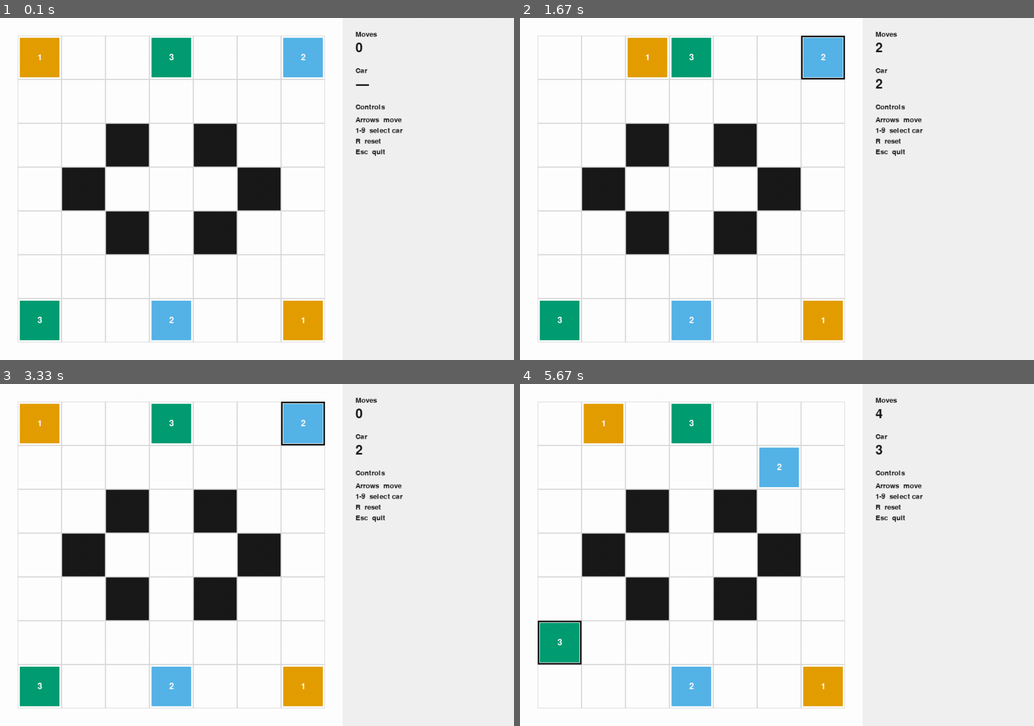
Above: before the commit, frames 1-4 (two rows, left to right).
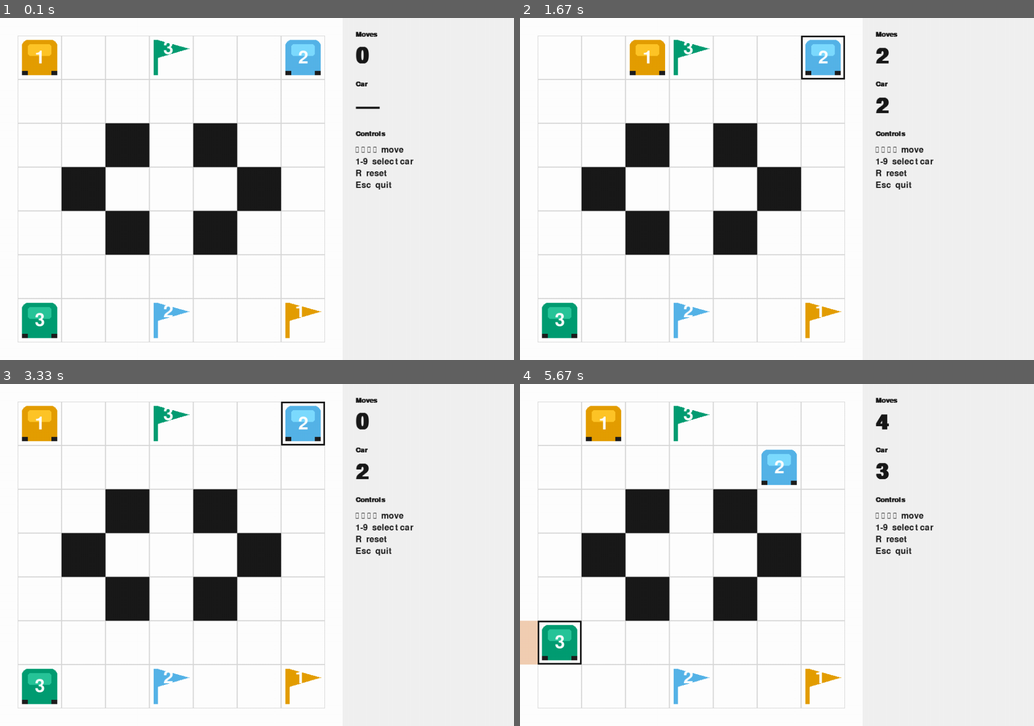
Above: after the commit, the same moments.

Repository: ldicandia/SIA-G3
Game: pygame game, started from TP1/gridworld/__main__.py
Two runs of this game, one before a commit and one after it. Both use one fixed random seed, a clock stepped at 60 frames per second and the inputs below.
Inputs:
- Up to frame 1 (0.1 s): no input
- Up to frame 2 (1.67 s): tap 1 at 0.33 s; hold Right 0.67-1.13 s; hold Up 1.17-1.47 s; hold Right from 1.5 s (still down); tap 2 at 1.65 s
- Up to frame 3 (3.33 s): release Right at 1.97 s; hold Left 2-2.53 s; tap 3 at 2.15 s; hold R 2.9-3.3 s; hold Left 2.9-3.3 s; tap 2 at 3.05 s
- Up to frame 4 (5.67 s): hold Left 3.33-3.73 s; tap 3 at 3.48, 4.98 s; hold Up 3.77-4.13 s; tap 1 at 3.92 s; hold Right 4.17-4.8 s; tap 2 at 4.32 s; hold Down 4.83-5.2 s; tap 4 at 5.23 s; hold Left from 5.57 s (still down)

The runs differ from the first frame. In frame 1, 5.0% of the frame differs, in the area x 3-81%, y 4-95%; in frame 2, 5.0%; in frame 3, 5.0%; in frame 4, 5.5%, in the area x 0-81%, y 4-95%.

Commit message:
feat(01-03): state treatments, HUD panel, illegal-move flash and win overlay
- render.py: draw_board applies every State Treatment row (idle, selected,
  parked, obstacle, empty), draw_hud stacks the fixed panel blocks, the
  150ms destructive flash and the win overlay scrim
- app.py: wires the full key map through apply_move only, increments the
  move counter in exactly one place, gates movement/selection on is_solved

Diff:
--- a/TP1/gridworld/ui/app.py
+++ b/TP1/gridworld/ui/app.py
@@ -1,9 +1,7 @@
-"""Plain-rectangle pygame window for the Grid World walking skeleton.
+"""Game loop wiring the key map, move counter and flash timer to the renderer.
 
-Deliberately unstyled: plain `pygame.draw.rect` primitives and the
-default font only. The sprite factory, Okabe-Ito palette, HUD styling,
-illegal-move flash, and win overlay scrim from `01-UI-SPEC.md` are owned
-by plan 01-03 and are out of scope here.
+Every board change is rebound from ``apply_move``'s ``MoveResult`` -- this
+layer never constructs or hand-edits a ``GameState`` directly.
 """
 
 from __future__ import annotations
@@ -12,29 +10,13 @@
 
 import pygame
 
-from gridworld.engine.board import Board
+from gridworld.engine.board import Board, Position
 from gridworld.engine.rules import apply_move, is_solved
 from gridworld.engine.state import Direction, GameState
 from gridworld.levels import built_in_level
-
-WINDOW_WIDTH = 960
-WINDOW_HEIGHT = 640
-BOARD_AREA_SIZE = 640
-HUD_PANEL_WIDTH = 320
-WINDOW_TITLE = "Grid World — TP1"
-
-COLOR_EMPTY = (217, 217, 217)  # grid line color; empty cell fill is white
-COLOR_WHITE = (255, 255, 255)
-COLOR_OBSTACLE = (26, 26, 26)
-COLOR_HUD_BG = (242, 242, 242)
-COLOR_TEXT = (26, 26, 26)
-COLOR_SELECTED_OUTLINE = (26, 26, 26)
-
-CAR_COLORS = {
-    1: (230, 159, 0),
-    2: (86, 180, 233),
-    3: (0, 158, 115),
-}
+from gridworld.ui.render import Fonts, build_fonts, draw_frame
+from gridworld.ui.sprites import SpriteSet, build_sprites
+from gridworld.ui.theme import FLASH_MS, WINDOW_SIZE, WINDOW_TITLE, cell_size, grid_origin
 
 KEY_TO_CAR = {
     pygame.K_1: 1,
@@ -64,151 +46,82 @@
     state: GameState
     selected: int | None = None
     moves: int = 0
+    flash_cell: Position | None = None
+    flash_until_ms: int = 0
 
 
-def _cell_size(board: Board) -> int:
-    return max(24, (BOARD_AREA_SIZE - 64) // max(board.cols, board.rows))
-
-
-def _car_color(car: int) -> tuple[int, int, int]:
-    return CAR_COLORS.get(((car - 1) % len(CAR_COLORS)) + 1, (140, 140, 140))
+def _flash(session: Session, cell: Position) -> None:
+    session.flash_cell = cell
+    session.flash_until_ms = pygame.time.get_ticks() + FLASH_MS
 
 
 def _handle_keydown(session: Session, key: int) -> None:
-    solved = is_solved(session.board, session.state)
-
     if key == pygame.K_r:
         board, state = built_in_level()
         session.board = board
         session.state = state
         session.selected = None
         session.moves = 0
+        session.flash_cell = None
+        session.flash_until_ms = 0
         return
 
-    if solved:
+    if is_solved(session.board, session.state):
+        # Only R and Esc respond once solved; movement and selection are
+        # ignored so the win overlay cannot be dismissed by an arrow key.
         return
 
     if key in KEY_TO_CAR:
         car = KEY_TO_CAR[key]
-        if car in session.board.car_numbers() and not session.state.is_parked(car):
-            session.selected = car
+        if car not in session.board.car_numbers():
+            return
+        if session.state.is_parked(car):
+            # Selecting a parked car is refused: selection is unchanged and
+            # the parked cell flashes destructive.
+            _flash(session, session.state.position_of(car))
+            return
+        session.selected = car
         return
 
-    if key in KEY_TO_DIRECTION and session.selected is not None:
+    if key in KEY_TO_DIRECTION:
+        if session.selected is None:
+            # No car selected: arrow keys do nothing and never reach apply_move.
+            return
         direction = KEY_TO_DIRECTION[key]
+        row, col = session.state.position_of(session.selected)
+        drow, dcol = direction.delta
+        target = (row + drow, col + dcol)
         result = apply_move(session.board, session.state, session.selected, direction)
-        session.state = result.state
         if result.accepted:
+            session.state = result.state
             session.moves += 1
+        else:
+            _flash(session, target)
 
 
-def _draw_board(surface: pygame.Surface, session: Session, font: pygame.font.Font) -> None:
-    board = session.board
-    cell = _cell_size(board)
-    grid_width = board.cols * cell
-    grid_height = board.rows * cell
-    origin_x = max(0, (BOARD_AREA_SIZE - grid_width) // 2)
-    origin_y = max(0, (BOARD_AREA_SIZE - grid_height) // 2)
-
-    surface.fill(COLOR_WHITE, pygame.Rect(0, 0, BOARD_AREA_SIZE, BOARD_AREA_SIZE))
-
-    for row in range(board.rows):
-        for col in range(board.cols):
-            rect = pygame.Rect(origin_x + col * cell, origin_y + row * cell, cell, cell)
-            if rect.right > BOARD_AREA_SIZE or rect.bottom > BOARD_AREA_SIZE:
-                continue
-            pos = (row, col)
-            if board.is_obstacle(pos):
-                pygame.draw.rect(surface, COLOR_OBSTACLE, rect)
-            else:
-                pygame.draw.rect(surface, COLOR_WHITE, rect)
-            pygame.draw.rect(surface, COLOR_EMPTY, rect, width=1)
-
-    for car in board.car_numbers():
-        flag_pos = board.flag_for(car)
-        if car in session.state.parked:
-            continue
-        row, col = flag_pos
-        rect = pygame.Rect(origin_x + col * cell, origin_y + row * cell, cell, cell)
-        pygame.draw.rect(surface, _car_color(car), rect.inflate(-8, -8))
-        _blit_numeral(surface, font, str(car), rect.center)
-
-    for car in board.car_numbers():
-        row, col = session.state.position_of(car)
-        rect = pygame.Rect(origin_x + col * cell, origin_y + row * cell, cell, cell)
-        color = _car_color(car)
-        if session.state.is_parked(car):
-            pygame.draw.rect(surface, color, rect, width=3)
-            pygame.draw.rect(surface, color, rect.inflate(-8, -8))
-        else:
-            pygame.draw.rect(surface, color, rect.inflate(-8, -8))
-            if session.selected == car:
-                pygame.draw.rect(surface, COLOR_SELECTED_OUTLINE, rect, width=3)
-        _blit_numeral(surface, font, str(car), rect.center)
-
-
-def _blit_numeral(
-    surface: pygame.Surface, font: pygame.font.Font, text: str, center: tuple[int, int]
-) -> None:
-    label = font.render(text, True, COLOR_WHITE)
-    label_rect = label.get_rect(center=center)
-    surface.blit(label, label_rect)
-
-
-def _draw_hud(
-    surface: pygame.Surface,
-    session: Session,
-    label_font: pygame.font.Font,
-    value_font: pygame.font.Font,
-) -> None:
-    panel_rect = pygame.Rect(BOARD_AREA_SIZE, 0, HUD_PANEL_WIDTH, WINDOW_HEIGHT)
-    surface.fill(COLOR_HUD_BG, panel_rect)
-
-    x = BOARD_AREA_SIZE + 24
-    y = 24
-
-    moves_label = label_font.render("Moves", True, COLOR_TEXT)
-    surface.blit(moves_label, (x, y))
-    y += 20
-    moves_value = value_font.render(str(session.moves), True, COLOR_TEXT)
-    surface.blit(moves_value, (x, y))
-    y += 48
-
-    car_label = label_font.render("Car", True, COLOR_TEXT)
-    surface.blit(car_label, (x, y))
-    y += 20
-    car_text = str(session.selected) if session.selected is not None else "—"
-    car_value = value_font.render(car_text, True, COLOR_TEXT)
-    surface.blit(car_value, (x, y))
-    y += 48
-
-    controls_label = label_font.render("Controls", True, COLOR_TEXT)
-    surface.blit(controls_label, (x, y))
-    y += 24
-    for line in ("Arrows  move", "1-9  select car", "R  reset", "Esc  quit"):
-        line_surface = label_font.render(line, True, COLOR_TEXT)
-        surface.blit(line_surface, (x, y))
-        y += 20
-
-    if is_solved(session.board, session.state):
-        heading = f"Solved in {session.moves} move" + ("" if session.moves == 1 else "s")
-        heading_surface = value_font.render(heading, True, COLOR_TEXT)
-        surface.blit(heading_surface, (x, y + 20))
+def _current_flash_rect(session: Session, cell: int) -> pygame.Rect | None:
+    if session.flash_cell is None:
+        return None
+    if pygame.time.get_ticks() >= session.flash_until_ms:
+        session.flash_cell = None
+        return None
+    origin_x, origin_y = grid_origin(session.board.cols, session.board.rows)
+    row, col = session.flash_cell
+    return pygame.Rect(origin_x + col * cell, origin_y + row * cell, cell, cell)
 
 
 def run() -> None:
     """Open the window and run the game loop until the player quits."""
     pygame.init()
     pygame.display.set_caption(WINDOW_TITLE)
-    screen = pygame.display.set_mode((WINDOW_WIDTH, WINDOW_HEIGHT))
+    screen = pygame.display.set_mode(WINDOW_SIZE)
     clock = pygame.time.Clock()
 
-    label_font = pygame.font.Font(pygame.font.get_default_font(), 13)
-    value_font = pygame.font.Font(pygame.font.get_default_font(), 24)
-    numeral_font = pygame.font.Font(pygame.font.get_default_font(), 16)
+    fonts: Fonts = build_fonts()
 
     board, state = built_in_level()
     session = Session(board=board, state=state)
+    sprites: SpriteSet = build_sprites(board, cell_size(board.cols, board.rows))
 
     running = True
     while running:
@@ -221,8 +134,20 @@
                 else:
                     _handle_keydown(session, event.key)
 
-        _draw_board(screen, session, numeral_font)
-        _draw_hud(screen, session, label_font, value_font)
+        current_cell = cell_size(session.board.cols, session.board.rows)
+        if current_cell != sprites.cell:
+            sprites = build_sprites(session.board, current_cell)
+
+        draw_frame(
+            screen,
+            fonts,
+            session.board,
+            session.state,
+            session.selected,
+            session.moves,
+            sprites,
+            flash_rect=_current_flash_rect(session, current_cell),
+        )
         pygame.display.flip()
         clock.tick(60)
 
--- /dev/null
+++ b/TP1/gridworld/ui/render.py
@@ -0,0 +1,232 @@
+"""Board state treatments, HUD panel, illegal-move flash and win overlay.
+
+Every colour, spacing value, font size and on-screen string is read from
+``gridworld.ui.theme`` -- nothing here is written inline.
+"""
+
+from __future__ import annotations
+
+from dataclasses import dataclass
+
+import pygame
+
+from gridworld.engine.board import Board
+from gridworld.engine.rules import is_solved
+from gridworld.engine.state import GameState
+from gridworld.ui.sprites import SpriteSet
+from gridworld.ui.theme import (
+    BOARD_SIZE,
+    CONTROL_LEGEND,
+    COLOR_BOARD_BG,
+    COLOR_DESTRUCTIVE,
+    COLOR_GRID_LINE,
+    COLOR_HUD_BG,
+    COLOR_OBSTACLE,
+    COLOR_SCRIM,
+    COLOR_TEXT,
+    FLASH_ALPHA,
+    FONT_BODY,
+    FONT_HEADING,
+    FONT_LABEL,
+    FONT_DISPLAY,
+    GRID_LINE_WIDTH,
+    HUD_WARNING_BLOCK_HEIGHT,
+    HUD_WIDTH,
+    LABEL_CAR,
+    LABEL_CONTROLS,
+    LABEL_MOVES,
+    NO_CAR_SELECTED,
+    PARKED_FILL_ALPHA,
+    SCRIM_ALPHA,
+    SELECTION_OUTLINE_WIDTH,
+    SPACING_2XL,
+    SPACING_3XL,
+    SPACING_LG,
+    SPACING_MD,
+    WIN_BODY,
+    WINDOW_SIZE,
+    car_hue,
+    cell_size,
+    grid_origin,
+    win_heading,
+)
+
+
+@dataclass(frozen=True)
+class Fonts:
+    """The four typography roles, built once at startup, never per frame."""
+
+    body: pygame.font.Font
+    label: pygame.font.Font
+    heading: pygame.font.Font
+    display: pygame.font.Font
+
+
+def build_fonts() -> Fonts:
+    """Build the four theme fonts once. Call at startup, not per frame."""
+    default = pygame.font.get_default_font()
+    body = pygame.font.Font(default, FONT_BODY)
+    label = pygame.font.Font(default, FONT_LABEL)
+    heading = pygame.font.Font(default, FONT_HEADING)
+    display = pygame.font.Font(default, FONT_DISPLAY)
+    label.set_bold(True)
+    heading.set_bold(True)
+    display.set_bold(True)
+    return Fonts(body=body, label=label, heading=heading, display=display)
+
+
+def _blit_text(
+    surface: pygame.Surface,
+    font: pygame.font.Font,
+    text: str,
+    pos: tuple[int, int],
+    color: tuple[int, int, int],
+) -> pygame.Rect:
+    label = font.render(text, True, color)
+    rect = label.get_rect(topleft=pos)
+    surface.blit(label, rect)
+    return rect
+
+
+def draw_board(
+    surface: pygame.Surface,
+    board: Board,
+    state: GameState,
+    selected: int | None,
+    sprites: SpriteSet,
+) -> None:
+    """Render every cell of ``board`` exactly once, in State Treatment order.
+
+    Empty and obstacle cells first, then unclaimed flags, then cars (idle,
+    parked, selected). Drawing is clipped to the board area so a grid
+    clamped by ``MIN_CELL`` past the board area is cut off at the edge
+    rather than bleeding into the HUD panel.
+    """
+    cell = cell_size(board.cols, board.rows)
+    origin_x, origin_y = grid_origin(board.cols, board.rows)
+    board_rect = pygame.Rect(0, 0, BOARD_SIZE, BOARD_SIZE)
+
+    surface.fill(COLOR_BOARD_BG, board_rect)
+    previous_clip = surface.get_clip()
+    surface.set_clip(board_rect)
+
+    for row in range(board.rows):
+        for col in range(board.cols):
+            rect = pygame.Rect(origin_x + col * cell, origin_y + row * cell, cell, cell)
+            if board.is_obstacle((row, col)):
+                pygame.draw.rect(surface, COLOR_OBSTACLE, rect)
+            else:
+                pygame.draw.rect(surface, COLOR_BOARD_BG, rect)
+                pygame.draw.rect(surface, COLOR_GRID_LINE, rect, width=GRID_LINE_WIDTH)
+
+    for car in board.car_numbers():
+        if car in state.parked:
+            continue
+        row, col = board.flag_for(car)
+        rect = pygame.Rect(origin_x + col * cell, origin_y + row * cell, cell, cell)
+        surface.blit(sprites.flags[car], rect.topleft)
+
+    for car in board.car_numbers():
+        row, col = state.position_of(car)
+        rect = pygame.Rect(origin_x + col * cell, origin_y + row * cell, cell, cell)
+        if car in state.parked:
+            hue = car_hue(car)
+            fill = pygame.Surface((cell, cell), pygame.SRCALPHA)
+            fill.fill((*hue, PARKED_FILL_ALPHA))
+            surface.blit(fill, rect.topleft)
+            pygame.draw.rect(surface, hue, rect, width=SELECTION_OUTLINE_WIDTH)
+            surface.blit(sprites.cars[car], rect.topleft)
+        else:
+            surface.blit(sprites.cars[car], rect.topleft)
+            if selected == car:
+                pygame.draw.rect(surface, COLOR_TEXT, rect, width=SELECTION_OUTLINE_WIDTH)
+
+    surface.set_clip(previous_clip)
+
+
+def draw_hud(surface: pygame.Surface, fonts: Fonts, moves: int, selected: int | None) -> None:
+    """Fill the HUD panel and stack every block, every frame, in fixed order."""
+    panel_rect = pygame.Rect(BOARD_SIZE, 0, HUD_WIDTH, WINDOW_SIZE[1])
+    surface.fill(COLOR_HUD_BG, panel_rect)
+
+    x = BOARD_SIZE + SPACING_LG
+    y = SPACING_LG
+
+    _blit_text(surface, fonts.label, LABEL_MOVES, (x, y), COLOR_TEXT)
+    y += fonts.label.get_height() + SPACING_MD
+    _blit_text(surface, fonts.display, str(moves), (x, y), COLOR_TEXT)
+    y += fonts.display.get_height() + SPACING_LG
+
+    _blit_text(surface, fonts.label, LABEL_CAR, (x, y), COLOR_TEXT)
+    y += fonts.label.get_height() + SPACING_MD
+    car_text = str(selected) if selected is not None else NO_CAR_SELECTED
+    _blit_text(surface, fonts.display, car_text, (x, y), COLOR_TEXT)
+    y += fonts.display.get_height() + SPACING_LG
+
+    _blit_text(surface, fonts.label, LABEL_CONTROLS, (x, y), COLOR_TEXT)
+    y += fonts.label.get_height() + SPACING_MD
+    line_height = round(FONT_BODY * 1.4)
+    for line in CONTROL_LEGEND:
+        _blit_text(surface, fonts.body, line, (x, y), COLOR_TEXT)
+        y += line_height
+    y += SPACING_LG
+
+    # Reserved, deliberately blank: Phase 3's unwinnable warning lands here
+    # without reflowing anything above it.
+    _ = pygame.Rect(x, y, HUD_WIDTH - 2 * SPACING_LG, HUD_WARNING_BLOCK_HEIGHT)
+
+
+def draw_illegal_flash(surface: pygame.Surface, cell_rect: pygame.Rect) -> None:
+    """Fill ``cell_rect`` with the destructive colour at flash alpha.
+
+    No text, no state change. Clipped to the board area so an off-grid
+    target near the edge cannot bleed into the HUD panel.
+    """
+    board_rect = pygame.Rect(0, 0, BOARD_SIZE, BOARD_SIZE)
+    clipped = cell_rect.clip(board_rect)
+    if clipped.width <= 0 or clipped.height <= 0:
+        return
+    flash = pygame.Surface((clipped.width, clipped.height), pygame.SRCALPHA)
+    flash.fill((*COLOR_DESTRUCTIVE, FLASH_ALPHA))
+    surface.blit(flash, clipped.topleft)
+
+
+def draw_win_overlay(surface: pygame.Surface, fonts: Fonts, moves: int) -> None:
+    """Draw the scrim and centered win copy over the board area only."""
+    board_rect = pygame.Rect(0, 0, BOARD_SIZE, BOARD_SIZE)
+    scrim = pygame.Surface((BOARD_SIZE, BOARD_SIZE), pygame.SRCALPHA)
+    scrim.fill((*COLOR_SCRIM, SCRIM_ALPHA))
+    surface.blit(scrim, board_rect.topleft)
+
+    heading_label = fonts.heading.render(win_heading(moves), True, COLOR_BOARD_BG)
+    body_label = fonts.body.render(WIN_BODY, True, COLOR_BOARD_BG)
+
+    total_height = heading_label.get_height() + SPACING_2XL + body_label.get_height()
+    center_x = BOARD_SIZE // 2
+    top = (BOARD_SIZE - total_height) // 2
+    top = max(top, SPACING_3XL)
+
+    heading_rect = heading_label.get_rect(centerx=center_x, top=top)
+    surface.blit(heading_label, heading_rect)
+
+    body_rect = body_label.get_rect(centerx=center_x, top=heading_rect.bottom + SPACING_2XL)
+    surface.blit(body_label, body_rect)
+
+
+def draw_frame(
+    surface: pygame.Surface,
+    fonts: Fonts,
+    board: Board,
+    state: GameState,
+    selected: int | None,
+    moves: int,
+    sprites: SpriteSet,
+    flash_rect: pygame.Rect | None = None,
+) -> None:
+    """Compose a full frame: board, flash if active, HUD, win overlay if solved."""
+    draw_board(surface, board, state, selected, sprites)
+    if flash_rect is not None:
+        draw_illegal_flash(surface, flash_rect)
+    draw_hud(surface, fonts, moves, selected)
+    if is_solved(board, state):
+        draw_win_overlay(surface, fonts, moves)
